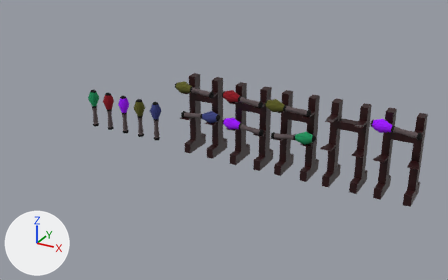
Two versions of the glTF model beginner-jamming-da-game/Resources/Models/Props/Clues/JuggleStix.glb, one commit apart.
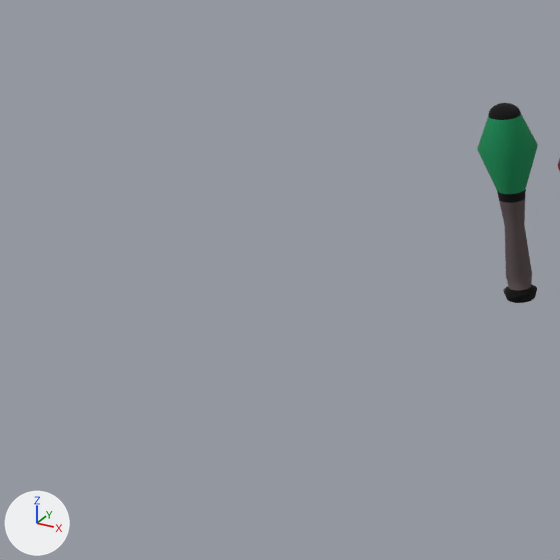
Old and new are each drawn whole from a 50 mm camera at (63.7, -72.5, 38.6) aimed at (24.1, -0.3, 2.6) and again close up on the part from 0% to 23% of the width and 25% to 62% of the height. Lighting does not change. The marker at lower left points along +X, +Y and +Z. Where no turn or scale is listed for an object, it has been applied to the vertices.

The first close-up shows 'Juggling Stick Green'.
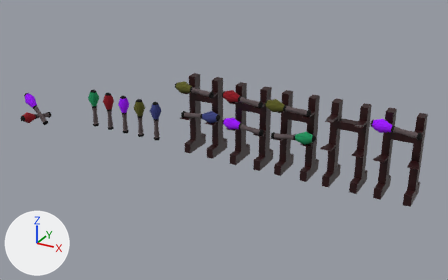
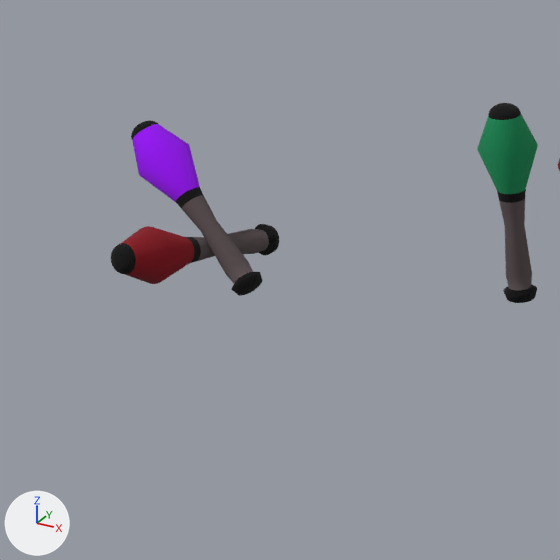
Scene script edits in JSON lines:
```json
{"op": "add", "block": "me_sphere_006", "code": ["me_sphere_006 = bpy.data.meshes.new('Sphere.006')", "me_sphere_006.from_pydata(...)  # 1348 vertices, 2688 faces; spans x -0.25..4.46, y -1.04..5.1, z 3.32..8.25", "me_sphere_006.materials.append(mat_material_001)  # picture img_colorpalette"]}
{"op": "add", "block": "ob_juggling_sticks_together", "code": ["ob_juggling_sticks_together = bpy.data.objects.new('Juggling Sticks Together', me_sphere_006)", "ob_juggling_sticks_together.location = (-12.58, -5.05, -4.07)"]}
```

Pixel boxes (x1, y1, x2, y2) of what changed, in the close-ups (560 x 560 px):
```json
{"object": "Juggling Sticks Together", "change": "added", "after": [111, 121, 279, 296]}
```
